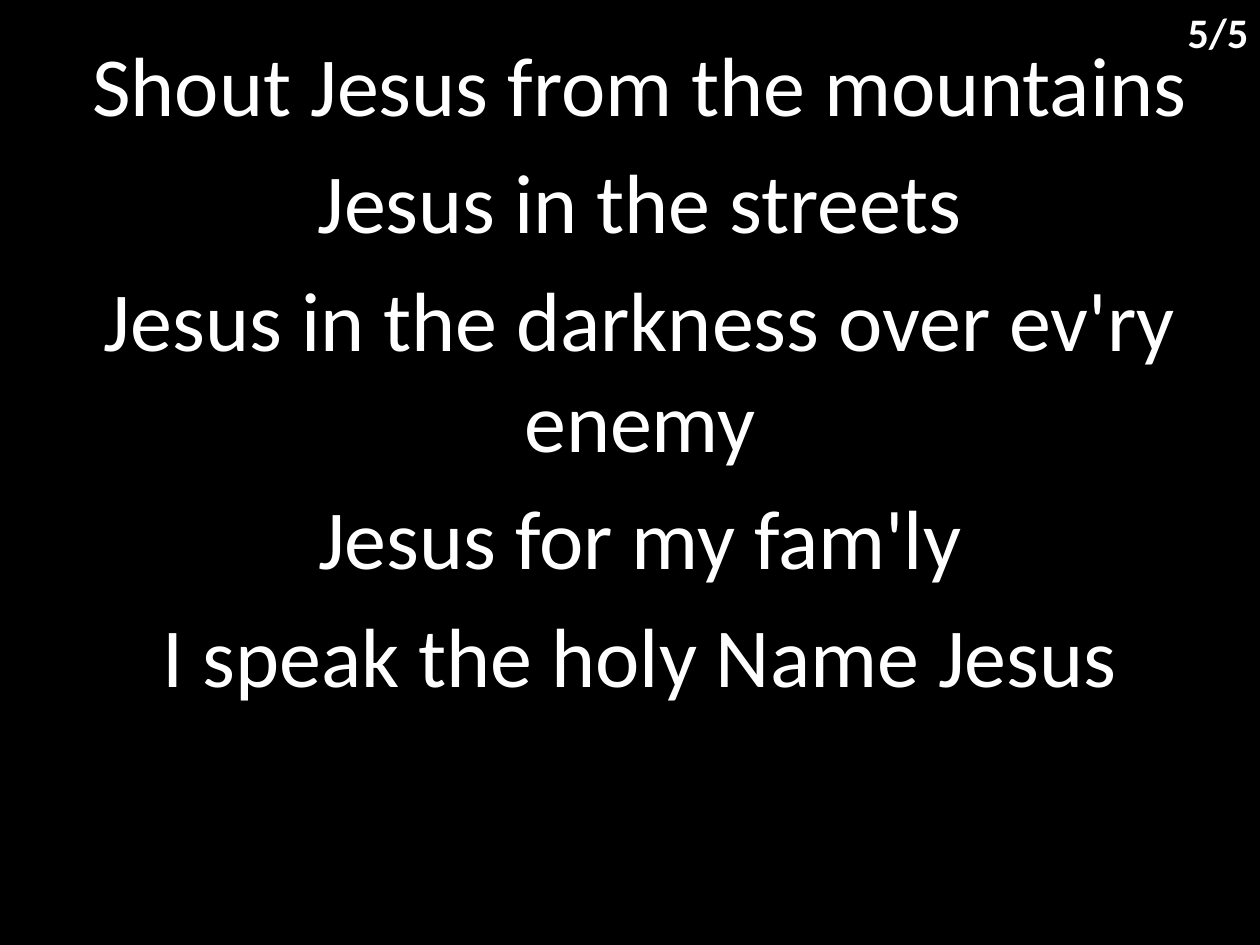
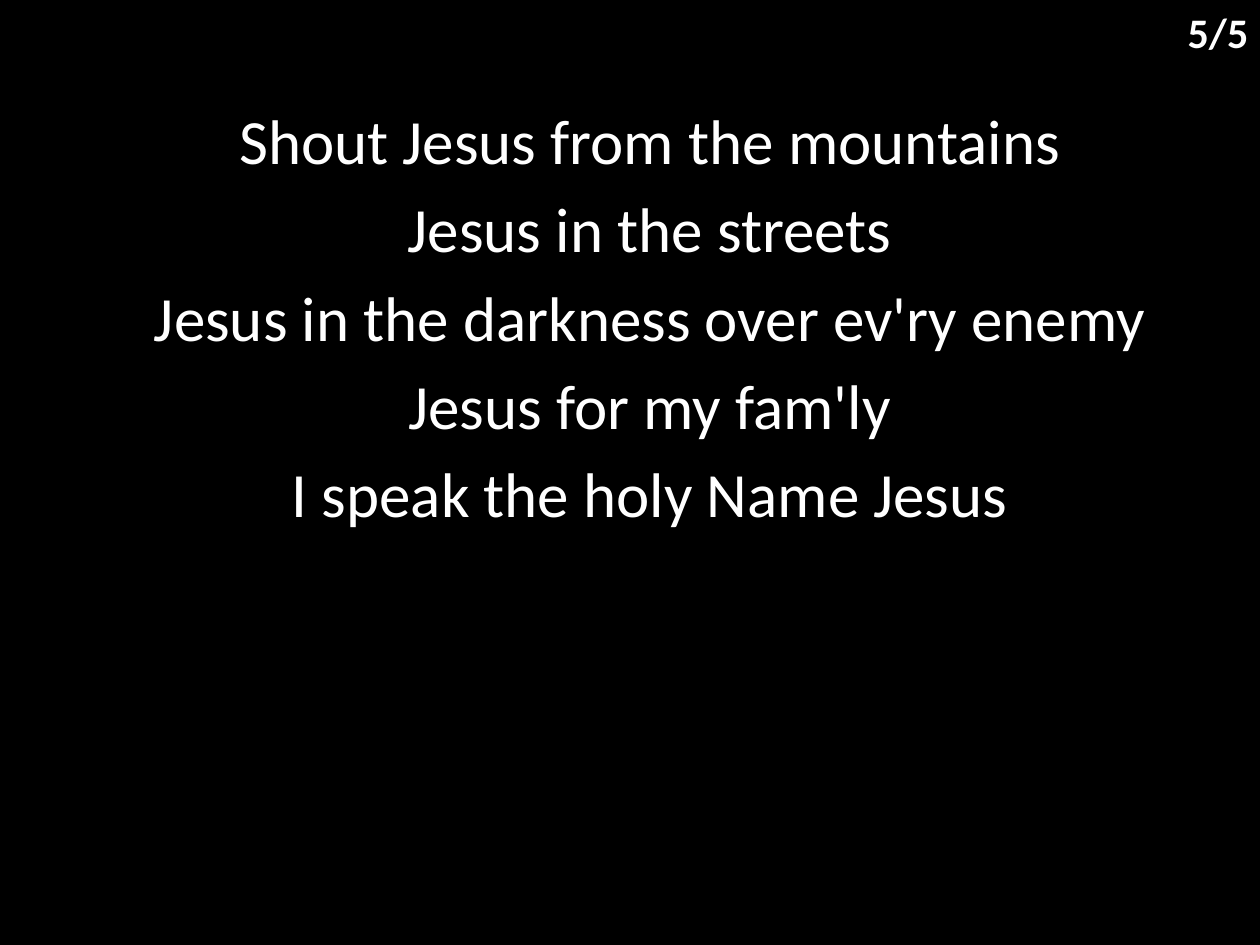
Before and after one commit to hoo-are-ya/worship, a slide deck: slide 6 of docs/songs/i speak jesus.pptx. Drawn at 1260x945 pixels with LibreOffice and Linux fonts; fonts in the diff are those of the drawing. Boxes give left, top, right and bottom in pixels: in the first picture for what was removed or moved away, otherwise in the second. Text is boxed around its words. In the diff, an @@ line names an element or a change of style, - is before the commit and + after.

```diff
--- a/docs/songs/i speak jesus.pptx
+++ b/docs/songs/i speak jesus.pptx
@@ subtitle "Shout Jesus from the mountains": place and size @@
-subtitle "Shout Jesus from the mountains" at bbox=[92, 57, 1186, 701]
+subtitle "Shout Jesus from the mountains" at bbox=[154, 120, 1145, 527]
@@ subtitle "Shout Jesus from the mountains" at bbox=[154, 120, 1145, 527]: size 48 to 36 pt; less space between paragraphs @@
```
Also in this commit, not shown: 4 other slides changed, 6 other files.
